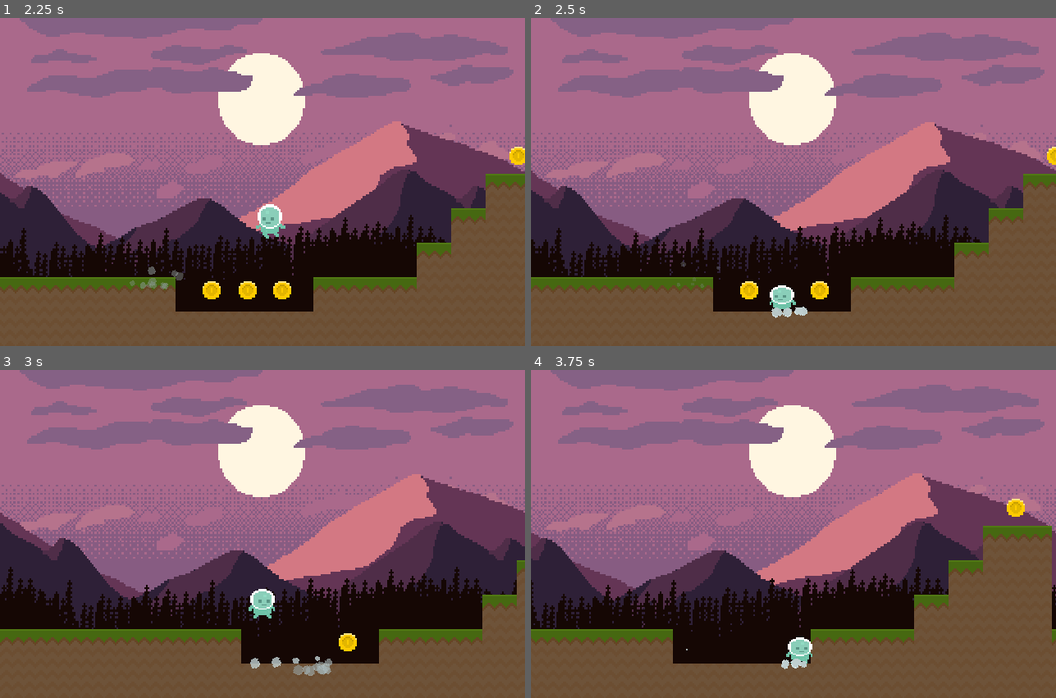
Above: before the commit, frames 1-4 (two rows, left to right).
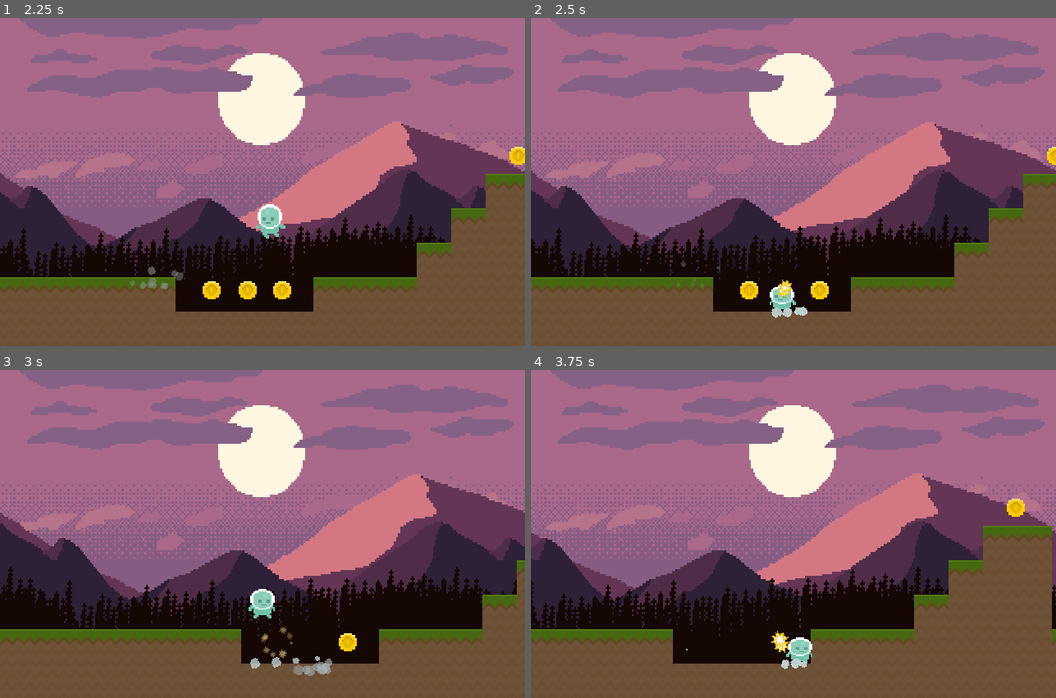
Above: after the commit, the same moments.

Repository: ludover-workshop/puzzle-platformer-2022
Game: Godot game, scene res://Main.tscn
Same seed, same stepped clock (60 frames per second), same inputs: the game is played once before the commit and once after it.
Inputs:
- Up to frame 1 (2.25 s): hold Right (move_right) 0.53-2.03 s; tap Space (jump) at 0.6, 0.77, 1.07, 1.35, 1.52, 1.82, 2.1 s; hold Left (move_left) from 2.03 s (still down)
- Up to frame 2 (2.5 s): keep holding Left (move_left)
- Up to frame 3 (3 s): release Left (move_left) at 2.78 s; hold Right (move_right) from 2.78 s (still down); tap Space (jump) at 2.85 s
- Up to frame 4 (3.75 s): keep holding Right (move_right); tap Space (jump) at 3.02, 3.32, 3.6 s

Frame 1 is identical in both runs. In frame 2, less than 0.1% of the frame differs, in the area x 46-50%, y 79-85%; in frame 3, 0.1%; in frame 4, 0.1%, in the area x 45-50%, y 79-87%.

Commit message:
Efectos de partícula al agarrar objetos

Diff:
--- /dev/null
+++ b/fx/Fx.gd
@@ -0,0 +1,7 @@
+class_name Fx
+extends Object
+
+static func spawn(fx: PackedScene, spawner: Node2D, offset: Vector2 = Vector2.ZERO):
+	var fxNode = fx.instance()
+	fxNode.position = spawner.position + offset
+	spawner.get_parent().add_child(fxNode)
--- a/player/JumpLandParticles.tscn
+++ b/fx/JumpLandParticles.tscn
@@ -1,7 +1,7 @@
 [gd_scene load_steps=10 format=2]
 
-[ext_resource path="res://player/particle.png" type="Texture" id=1]
-[ext_resource path="res://player/JumpLandParticles.gd" type="Script" id=2]
+[ext_resource path="res://fx/OneShotParticle.gd" type="Script" id=1]
+[ext_resource path="res://player/particle.png" type="Texture" id=2]
 
 [sub_resource type="Curve" id=41]
 min_value = -360.0
@@ -51,5 +51,5 @@
 explosiveness = 0.8
 local_coords = false
 process_material = SubResource( 47 )
-texture = ExtResource( 1 )
-script = ExtResource( 2 )
+texture = ExtResource( 2 )
+script = ExtResource( 1 )
--- a/player/JumpLandParticles.gd
+++ b/fx/OneShotParticle.gd
@@ -1,6 +1,7 @@
 extends Particles2D
 
 func _ready():
+	one_shot = true
 	emitting = true
 
 func process():
--- /dev/null
+++ b/fx/PickUpFX.tscn
@@ -0,0 +1,43 @@
+[gd_scene load_steps=8 format=2]
+
+[ext_resource path="res://objects/assets/StarParticle.png" type="Texture" id=1]
+[ext_resource path="res://fx/OneShotParticle.gd" type="Script" id=2]
+
+[sub_resource type="Gradient" id=1]
+offsets = PoolRealArray( 0, 0.629943, 0.915254 )
+colors = PoolColorArray( 0.968927, 0.968927, 0.968927, 1, 0.996078, 0.996078, 0.996078, 1, 1, 1, 1, 0 )
+
+[sub_resource type="GradientTexture" id=2]
+gradient = SubResource( 1 )
+width = 512
+
+[sub_resource type="Curve" id=3]
+_data = [ Vector2( 0, 1 ), 0.0, 1.32542, 0, 0, Vector2( 1, 0.526074 ), 0.0, 0.0, 0, 0 ]
+
+[sub_resource type="CurveTexture" id=4]
+width = 512
+curve = SubResource( 3 )
+
+[sub_resource type="ParticlesMaterial" id=5]
+flag_disable_z = true
+direction = Vector3( 0, 0, 0 )
+spread = 180.0
+gravity = Vector3( 0, 0, 0 )
+initial_velocity = 20.0
+angular_velocity = 261.75
+orbit_velocity = 0.0
+orbit_velocity_random = 0.0
+linear_accel = 0.3
+scale = 0.2
+scale_random = 0.5
+scale_curve = SubResource( 4 )
+color_ramp = SubResource( 2 )
+
+[node name="Particles2D" type="Particles2D"]
+z_index = 3
+z_as_relative = false
+lifetime = 0.5
+explosiveness = 0.9
+process_material = SubResource( 5 )
+texture = ExtResource( 1 )
+script = ExtResource( 2 )
--- a/objects/Coin.gd
+++ b/objects/Coin.gd
@@ -1,22 +1,9 @@
 extends Area2D
 
-
-# Declare member variables here. Examples:
-# var a = 2
-# var b = "text"
-
-
-# Called when the node enters the scene tree for the first time.
-func _ready():
-	pass # Replace with function body.
-
-
-# Called every frame. 'delta' is the elapsed time since the previous frame.
-#func _process(delta):
-#	pass
-
+const PickupFx = preload("res://fx/PickUpFX.tscn")
 
 func _on_Coin_body_entered(body):
 	if body.is_in_group("Player"):
 		body.pickup_coin()
+		Fx.spawn(PickupFx, self)
 		queue_free()
--- a/objects/Key.gd
+++ b/objects/Key.gd
@@ -1,22 +1,9 @@
 extends Area2D
 
-
-# Declare member variables here. Examples:
-# var a = 2
-# var b = "text"
-
-
-# Called when the node enters the scene tree for the first time.
-func _ready():
-	pass # Replace with function body.
-
-
-# Called every frame. 'delta' is the elapsed time since the previous frame.
-#func _process(delta):
-#	pass
-
+const PickupFx = preload("res://fx/PickUpFX.tscn")
 
 func _on_Key_body_entered(body):
 	if body.is_in_group("Player"):
 		body.pickup_key()
+		Fx.spawn(PickupFx, self)
 		queue_free()
--- a/player/Player.gd
+++ b/player/Player.gd
@@ -17,7 +17,7 @@
 
 var just_jumped = false
 
-const JumpLandScene = preload("res://player/JumpLandParticles.tscn")
+const JumpLandScene = preload("res://fx/JumpLandParticles.tscn")
 
 func _physics_process(delta):
 	movement_direction = Vector2.ZERO
@@ -44,10 +44,7 @@
 
 func spawn_jump_land_particles():
 	if $GroundParticlesRay.is_colliding():
-		var particles = JumpLandScene.instance()
-		particles.position = position
-		particles.position.y += 10
-		get_parent().add_child(particles)
+		Fx.spawn(JumpLandScene, self, Vector2(0, 10))
 
 func update_animation_tree():
 	$WalkingParticles.emitting = false
--- a/player/Player.tscn
+++ b/player/Player.tscn
@@ -10,29 +10,29 @@
 atlas = ExtResource( 1 )
 region = Rect2( 0, 0, 21, 21 )
 
+[sub_resource type="AtlasTexture" id=6]
+atlas = ExtResource( 1 )
+region = Rect2( 210, 0, 21, 21 )
+
+[sub_resource type="AtlasTexture" id=10]
+atlas = ExtResource( 1 )
+region = Rect2( 189, 0, 21, 21 )
+
+[sub_resource type="AtlasTexture" id=11]
+atlas = ExtResource( 1 )
+region = Rect2( 21, 0, 21, 21 )
+
+[sub_resource type="AtlasTexture" id=7]
+atlas = ExtResource( 1 )
+region = Rect2( 147, 0, 21, 21 )
+
+[sub_resource type="AtlasTexture" id=8]
+atlas = ExtResource( 1 )
+region = Rect2( 168, 0, 21, 21 )
+
 [sub_resource type="AtlasTexture" id=9]
 atlas = ExtResource( 1 )
 region = Rect2( 63, 0, 21, 21 )
-
-[sub_resource type="AtlasTexture" id=6]
-atlas = ExtResource( 1 )
-region = Rect2( 210, 0, 21, 21 )
-
-[sub_resource type="AtlasTexture" id=10]
-atlas = ExtResource( 1 )
-region = Rect2( 189, 0, 21, 21 )
-
-[sub_resource type="AtlasTexture" id=7]
-atlas = ExtResource( 1 )
-region = Rect2( 147, 0, 21, 21 )
-
-[sub_resource type="AtlasTexture" id=8]
-atlas = ExtResource( 1 )
-region = Rect2( 168, 0, 21, 21 )
-
-[sub_resource type="AtlasTexture" id=11]
-atlas = ExtResource( 1 )
-region = Rect2( 21, 0, 21, 21 )
 
 [sub_resource type="SpriteFrames" id=2]
 animations = [ {
@@ -41,14 +41,14 @@
 "name": "idle",
 "speed": 5.0
 }, {
-"frames": [ SubResource( 9 ) ],
-"loop": true,
-"name": "crouch",
+"frames": [ SubResource( 6 ), SubResource( 10 ) ],
+"loop": true,
+"name": "walk",
 "speed": 5.0
 }, {
-"frames": [ SubResource( 6 ), SubResource( 10 ) ],
-"loop": true,
-"name": "walk",
+"frames": [ SubResource( 11 ) ],
+"loop": true,
+"name": "idleside",
 "speed": 5.0
 }, {
 "frames": [ SubResource( 7 ), SubResource( 8 ) ],
@@ -56,9 +56,9 @@
 "name": "jump",
 "speed": 5.0
 }, {
-"frames": [ SubResource( 11 ) ],
-"loop": true,
-"name": "idleside",
+"frames": [ SubResource( 9 ) ],
+"loop": true,
+"name": "crouch",
 "speed": 5.0
 } ]
 
@@ -356,12 +356,12 @@
 
 [node name="PlayerSprites" type="AnimatedSprite" parent="."]
 position = Vector2( 0, 10 )
-scale = Vector2( 1, 0.981536 )
+scale = Vector2( 1, 1.02567 )
 frames = SubResource( 2 )
-animation = "walk"
+animation = "idle"
 playing = true
 centered = false
-offset = Vector2( -10, -20.6307 )
+offset = Vector2( -10, -21 )
 script = ExtResource( 4 )
 
 [node name="CollisionShape2D" type="CollisionShape2D" parent="."]
--- a/project.godot
+++ b/project.godot
@@ -7,6 +7,16 @@
 ;   param=value ; assign values to parameters
 
 config_version=4
+
+_global_script_classes=[ {
+"base": "Object",
+"class": "Fx",
+"language": "GDScript",
+"path": "res://fx/Fx.gd"
+} ]
+_global_script_class_icons={
+"Fx": ""
+}
 
 [application]
 
Binary file added: objects/assets/StarParticle.png
Not shown, added: objects/assets/StarParticle.png.import
